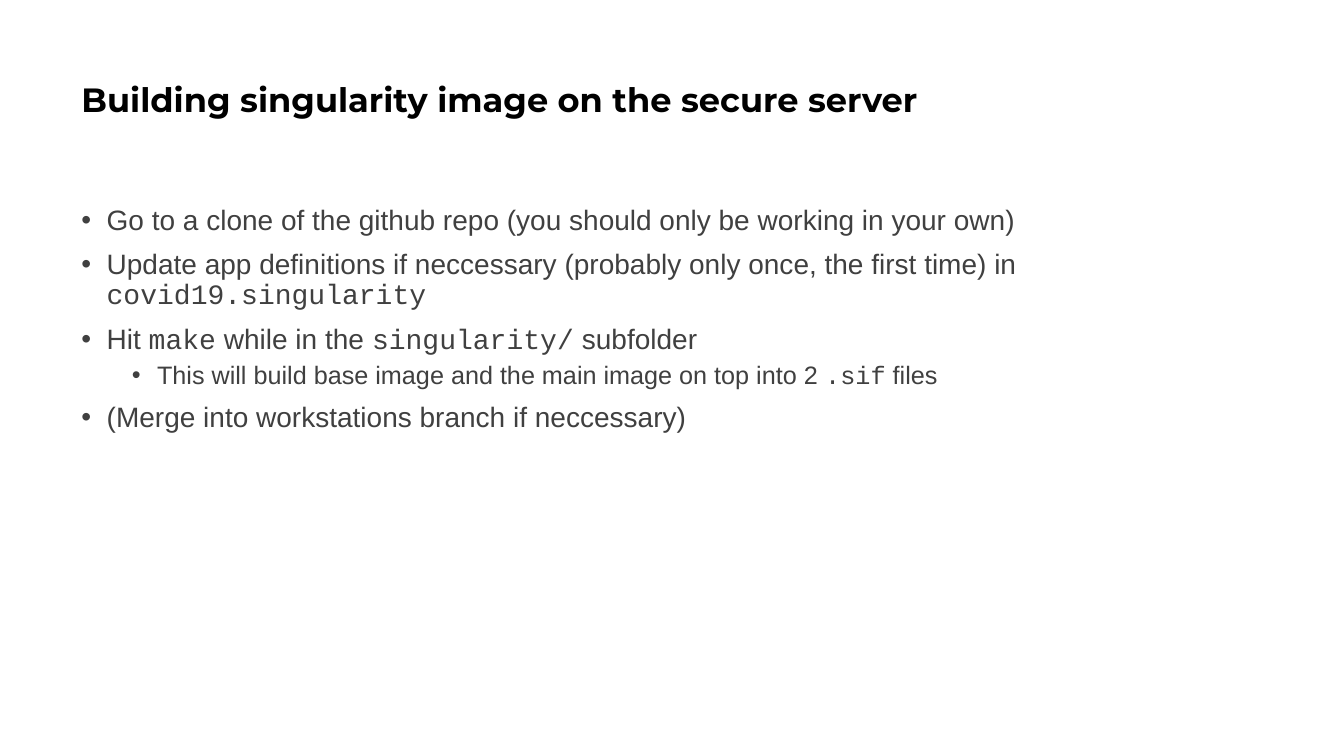
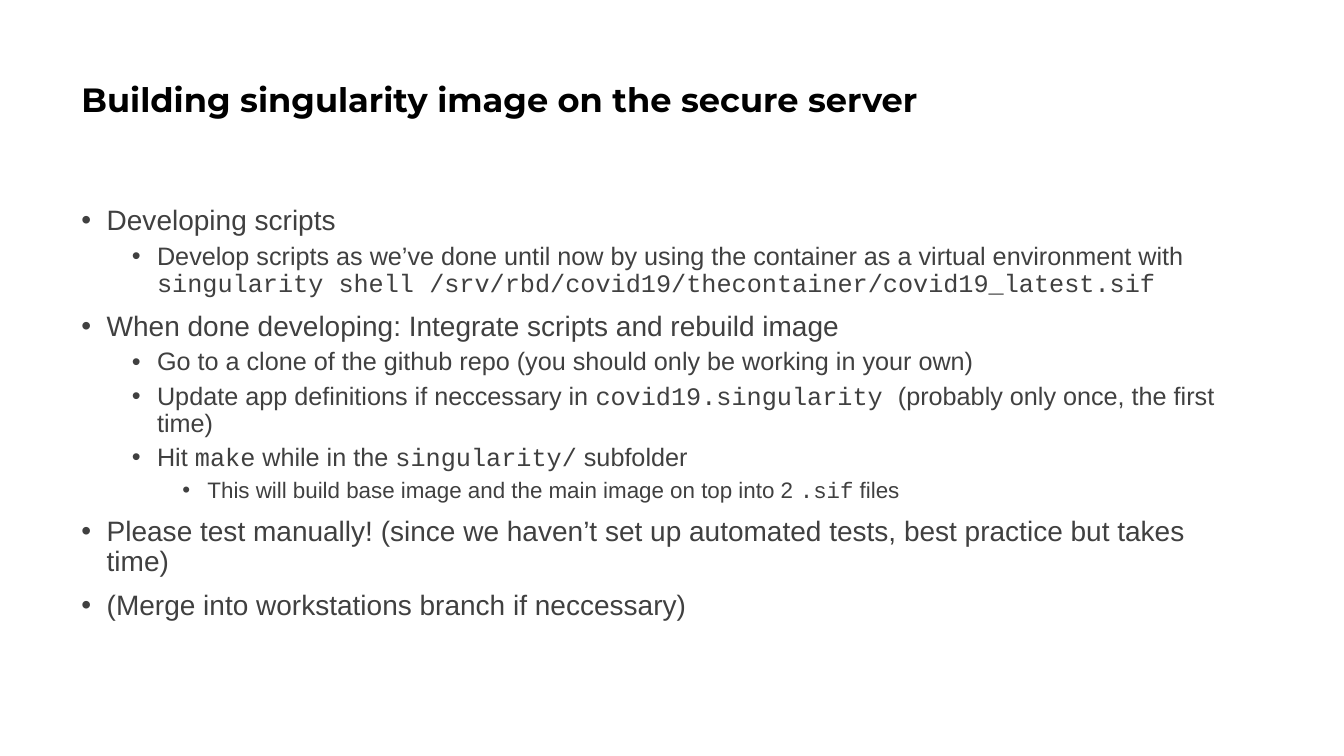
Before and after one commit to TYMichaelsen/covid19, a slide deck: slide 13 of Basic git and singularity.pptx. Drawn at 1344x756 pixels with LibreOffice and Linux fonts; fonts in the diff are those of the drawing. Boxes give left, top, right and bottom in pixels: in the first picture for what was removed or moved away, otherwise in the second. Text is boxed around its words. In the diff, an @@ line names an element or a change of style, - is before the commit and + after.

Commit message:
few more details

```diff
--- a/Basic git and singularity.pptx
+++ b/Basic git and singularity.pptx
@@ text at <box>107,209,1183,341</box>: paragraphs added @@
+• Developing scripts
+  • Develop scripts as we’ve done until now by using the container as a virtual environment with singularity shell /srv/rbd/covid19/thecontainer/covid19_latest.sif
+• When done developing: Integrate scripts and rebuild image
@@ text at <box>157,351,974,503</box>: size 20 to 18 pt in "Go to a clone of the github ...", "Hit make while in the singularity/ subfolder"; size 18 to 16 pt in "This will build base image and the ..."; list level 1 to 2 in "Go to a clone of ..."; list level 1 to 2 in "Hit make while in the ..."; list level 2 to 3 in "This will build base image ..." @@
@@ text at <box>157,386,1215,438</box>: text changed; size 20 to 18 pt @@
-• Update app definitions if neccessary (probably only once, the first time) in covid19.singularity
+  • Update app definitions if neccessary in covid19.singularity (probably only once, the first time)
@@ text at <box>107,520,1184,576</box>: paragraph added @@
+• Please test manually! (since we haven’t set up automated tests, best practice but takes time)
```
